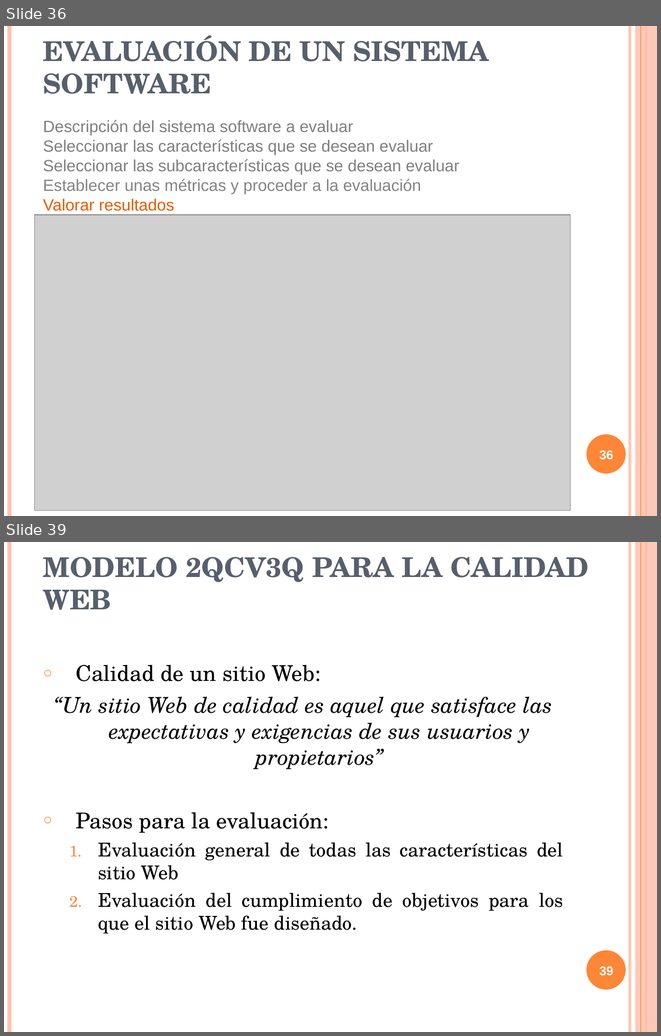
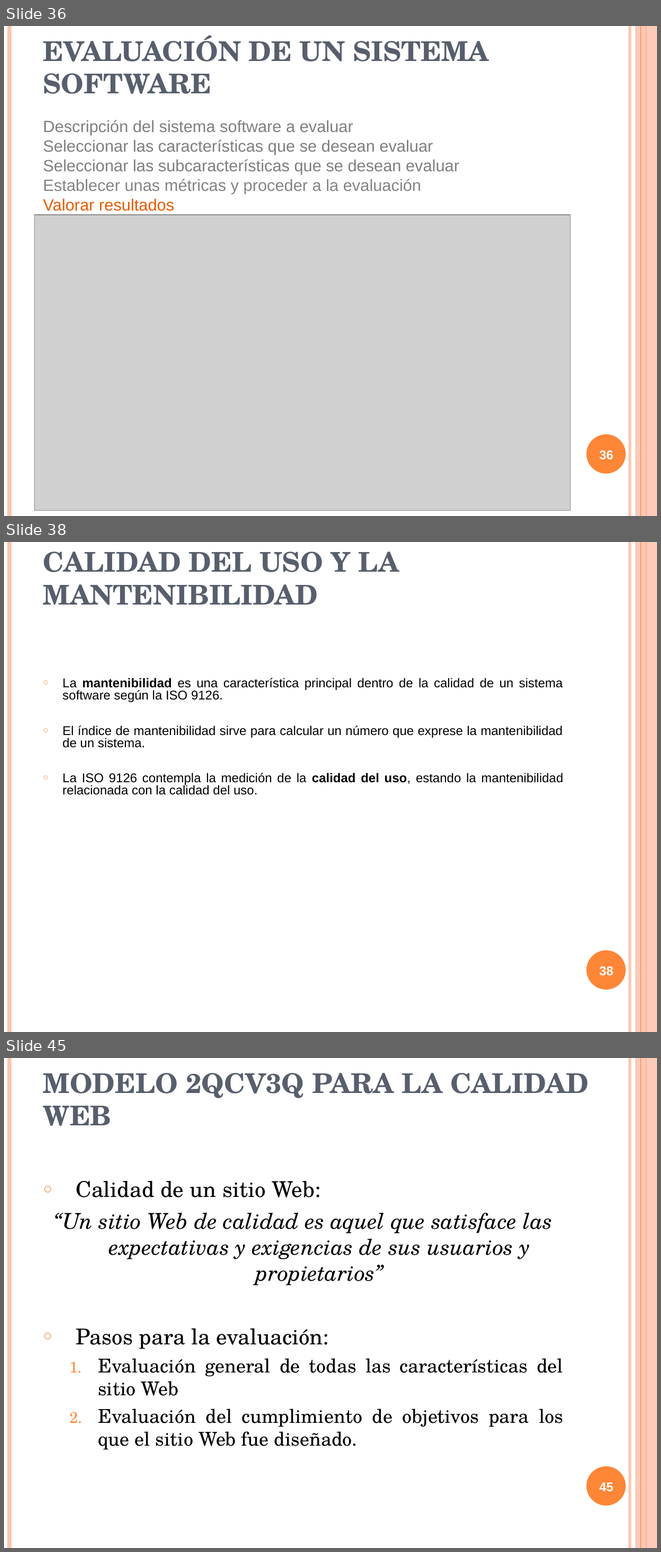
Before and after one commit to txedo/isi-auditoria, a slide deck: calidad/Trabajo/presentacion/presentacionCalidad.ppt. Shown one above the other, each under a label of ours: slides 36 and 39 before the commit, slides 36, 38 and 45 after it; the slides between them are not shown. The pictures are 661x1036 and 661x1552 pixels, drawn with LibreOffice and Linux fonts; fonts in the diff are those of the drawing; grey boxes stand for pictures. Boxes give left, top, right and bottom in pixels: in the first picture for what was removed or moved away, otherwise in the second. Text is boxed around its words. In the diff, an @@ line names an element or a change of style, - is before the commit and + after.

```diff
--- a/calidad/Trabajo/presentacion/presentacionCalidad.ppt
+++ b/calidad/Trabajo/presentacion/presentacionCalidad.ppt
@@ slide 38 added at [4, 542, 657, 1032], background #FFFFFF; not listed: 6 template elements that a slide beside it also shows @@
@@ title added at [43, 552, 399, 605], 30 pt, text #575F6D, bold @@
+CALIDAD DEL USO Y LA MANTENIBILIDAD
@@ text added at [62, 678, 563, 795], 14 pt, text #000000 @@
+○ La mantenibilidad es una característica principal dentro de la calidad de un sistema software según la ISO 9126.
+○ El índice de mantenibilidad sirve para calcular un número que exprese la mantenibilidad de un sistema.
+○ La ISO 9126 contempla la medición de la calidad del uso, estando la mantenibilidad relacionada con la calidad del uso.
@@ page number added at [599, 966, 614, 976], 14 pt, text #FFFFFF, bold @@
+38
@@ what was slide 39 is now slide 45 @@
@@ page number at [599, 1482, 614, 1492]: text changed @@
-39
+45
```
Also in this commit, not shown: 10 slides changed, 6 other slides added, 1 slide removed.
